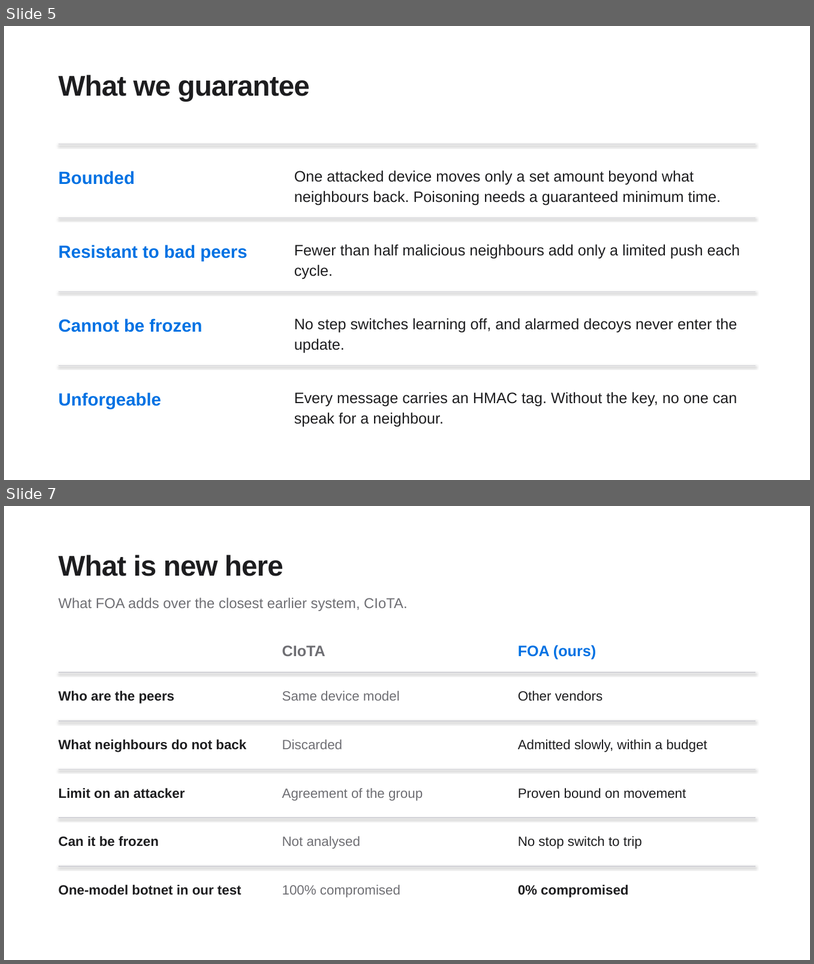
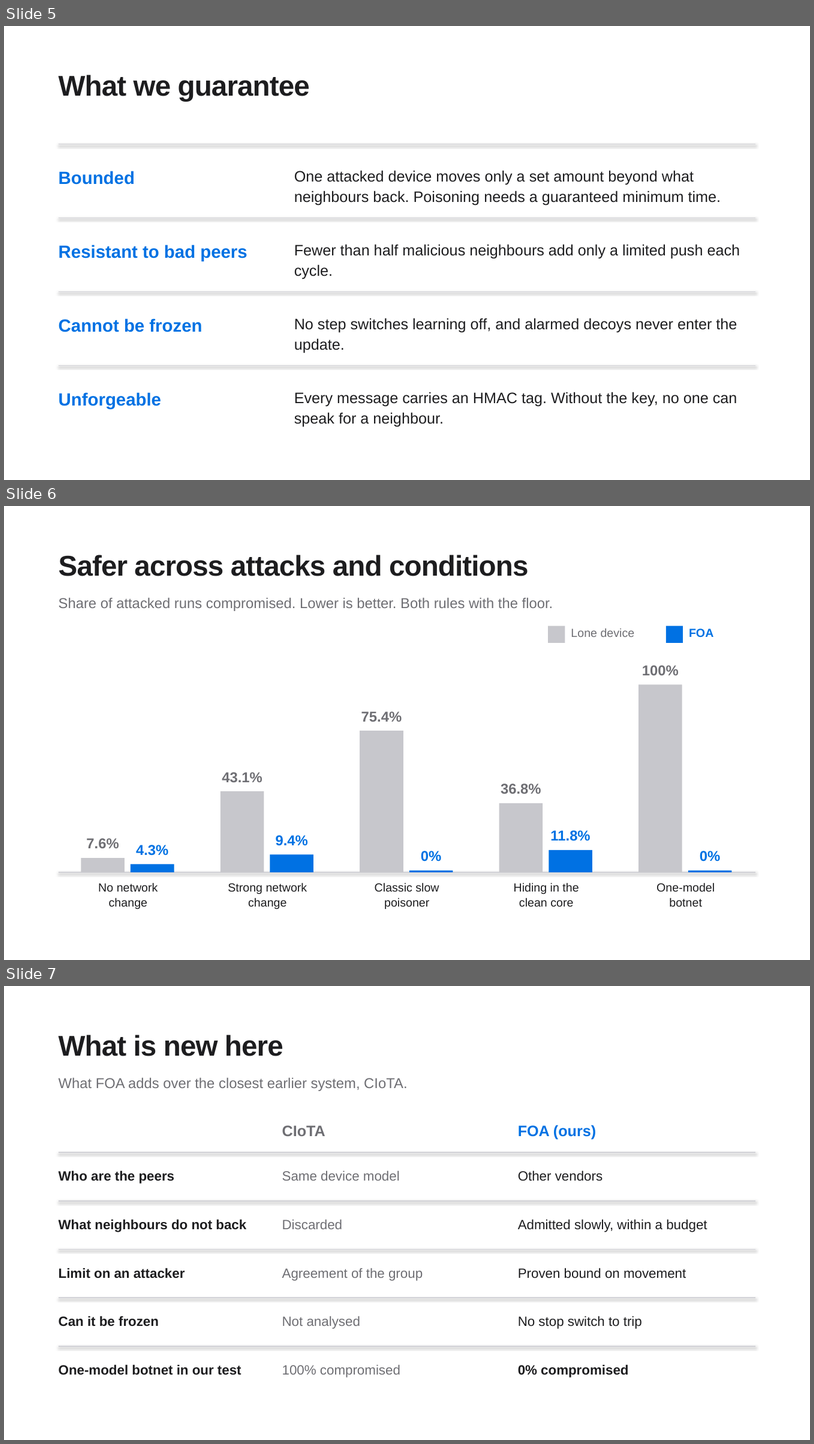
Before and after one commit to IOT-snu/brainstorming, a slide deck: G04_FOA_Final.pptx. Shown one above the other, each under a label of ours: slides 5 and 7 before the commit, slides 5, 6 and 7 after it; the slides between them are not shown. The pictures are 814x964 and 814x1444 pixels, drawn with LibreOffice and Linux fonts; fonts in the diff are those of the drawing. Boxes give left, top, right and bottom in pixels: in the first picture for what was removed or moved away, otherwise in the second. Text is boxed around its words. In the diff, an @@ line names an element or a change of style, - is before the commit and + after.

Commit message:
Replace the time graph with a safety comparison across five conditions

```diff
--- a/G04_FOA_Final.pptx
+++ b/G04_FOA_Final.pptx
@@ slide 6 added at [4, 506, 810, 960], background #FFFFFF @@
@@ text added at [59, 555, 528, 576], 34 pt, text #1D1D1F, bold @@
+Safer across attacks and conditions
@@ text added at [59, 598, 554, 611], 17 pt, text #6E6E73 @@
+Share of attacked runs compromised. Lower is better. Both rules with the floor.
@@ rectangle added at [548, 626, 566, 643], fill #C7C7CC @@
@@ text added at [571, 628, 635, 637], 14 pt, text #6E6E73 @@
+Lone device
@@ rectangle added at [666, 626, 683, 643], fill #0071E3 @@
@@ text added at [689, 628, 714, 637], 14 pt, text #0071E3, bold @@
+FOA
@@ text added at [642, 665, 679, 675], 17 pt, text #6E6E73, bold @@
+100%
@@ rectangle added at [639, 684, 683, 872], fill #C7C7CC @@
@@ text added at [362, 711, 402, 721], 17 pt, text #6E6E73, bold @@
+75.4%
@@ rectangle added at [360, 730, 403, 872], fill #C7C7CC @@
@@ text added at [222, 772, 262, 782], 17 pt, text #6E6E73, bold @@
+43.1%
@@ rectangle added at [221, 791, 264, 872], fill #C7C7CC @@
@@ text added at [501, 783, 541, 793], 17 pt, text #6E6E73, bold @@
+36.8%
@@ rectangle added at [500, 803, 543, 872], fill #C7C7CC @@
@@ text added at [86, 838, 119, 848], 17 pt, text #6E6E73, bold @@
+7.6%
@@ text added at [136, 844, 168, 855], 17 pt, text #0071E3, bold @@
+4.3%
@@ text added at [276, 835, 308, 846], 17 pt, text #0071E3, bold @@
+9.4%
@@ text added at [551, 830, 590, 841], 17 pt, text #0071E3, bold @@
+11.8%
@@ rectangle added at [81, 858, 125, 872], fill #C7C7CC @@
@@ rectangle added at [131, 864, 174, 872], fill #0071E3 @@
@@ rectangle added at [270, 855, 314, 872], fill #0071E3 @@
@@ text added at [421, 850, 441, 861], 17 pt, text #0071E3, bold @@
+0%
@@ rectangle added at [549, 850, 593, 872], fill #0071E3 @@
@@ text added at [700, 850, 720, 861], 17 pt, text #0071E3, bold @@
+0%
@@ line added from (59, 872) to (756, 872), #D2D2D7 1.25 pt @@
@@ text added at [98, 882, 158, 909], 14 pt, text #1D1D1F @@
+No network
+change
@@ text added at [228, 882, 308, 909], 14 pt, text #1D1D1F @@
+Strong network
+change
@@ text added at [375, 882, 439, 909], 14 pt, text #1D1D1F @@
+Classic slow
+poisoner
@@ rectangle added at [410, 870, 453, 872], fill #0071E3 @@
@@ text added at [514, 882, 579, 907], 14 pt, text #1D1D1F @@
+Hiding in the
+clean core
@@ text added at [657, 882, 715, 907], 14 pt, text #1D1D1F @@
+One-model
+botnet
@@ rectangle added at [689, 870, 732, 872], fill #0071E3 @@
```
Also in this commit, not shown: 1 slide removed, 3 other files.
